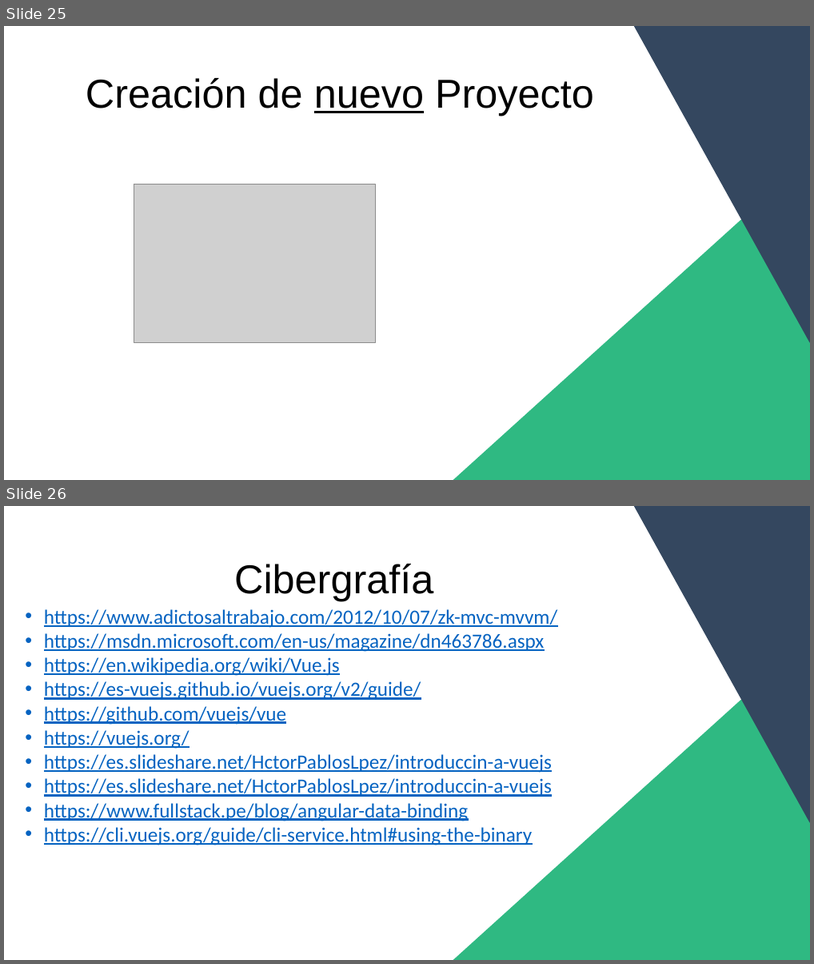
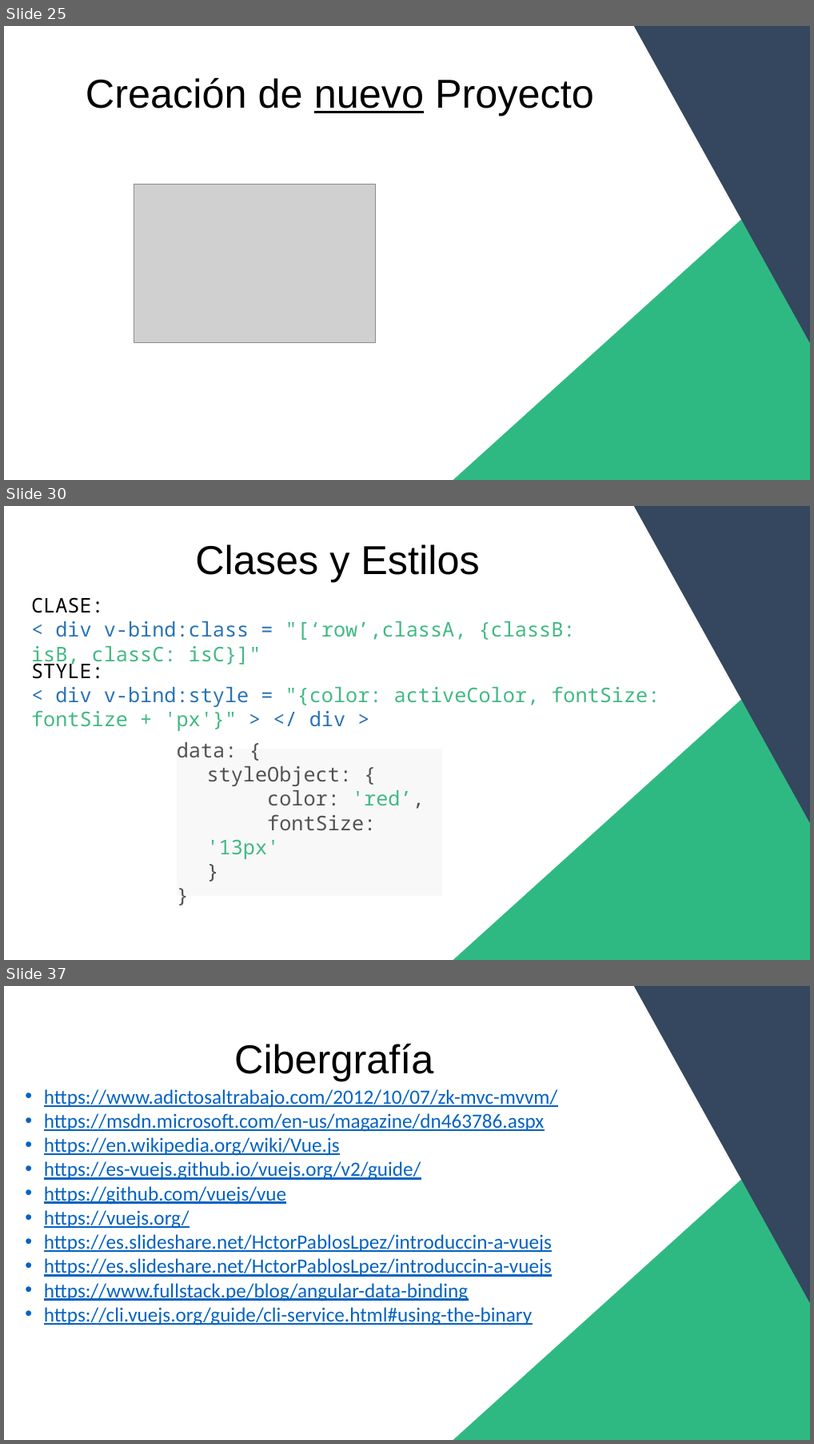
Before and after one commit to jairGomezRod/CursoVueITCancun, a slide deck: PresentaciónVue.pptx. Shown one above the other, each under a label of ours: slides 25 and 26 before the commit, slides 25, 30 and 37 after it; the slides between them are not shown. The pictures are 814x964 and 814x1444 pixels, drawn with LibreOffice and Linux fonts; fonts in the diff are those of the drawing; grey boxes stand for pictures. Boxes give left, top, right and bottom in pixels: in the first picture for what was removed or moved away, otherwise in the second. Text is boxed around its words. In the diff, an @@ line names an element or a change of style, - is before the commit and + after.

Commit message:
Ultima clase :'c

```diff
--- a/PresentaciónVue.pptx
+++ b/PresentaciónVue.pptx
@@ slide 30 added at [4, 506, 810, 960], background #FFFFFF @@
@@ triangle added at [635, 506, 810, 822], fill #34475F, outline #34475F 1 pt @@
@@ text added at [195, 544, 479, 582], 48 pt, text #000000 @@
+Clases y Estilos
@@ text added at [31, 597, 576, 666], 24 pt, text #42B983 @@
+CLASE:
+< div v-bind:class = "[‘row’,classA, {classB: isB, classC: isC}]"
@@ triangle added at [454, 638, 810, 960], fill #2FB982, outline #2FB982 1 pt @@
@@ text added at [31, 659, 660, 731], 24 pt, text #42B983 @@
+STYLE:
+< div v-bind:style = "{color: activeColor, fontSize: fontSize + 'px'}" > </ div >
@@ rectangle added at [177, 748, 442, 895], fill #F8F8F8, 24 pt, text #525252 @@
+data: {
+  styleObject: {
+  color: 'red’,
+  fontSize: '13px'
+  }
+}
@@ what was slide 26 is now slide 37 @@
```
Also in this commit, not shown: 10 other slides added, 1 other file.
